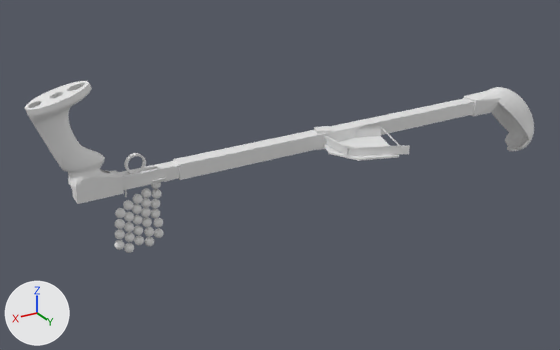
A saved change to the Blender file final.blend.
Before and after are seen from a 50 mm camera at (589.0, 809.0, 365.0) aimed at (107.0, 6.0, -37.0). The lights are fixed; the arrows at lower left show +X, +Y and +Z. The same objects are shown in both versions, whatever each file hides.

In view in the first picture: 'Final-Cup.001', 'Tape Gun Handle', 'chute.001', 'final-channelWithFitting 001.001', 'tueb'.
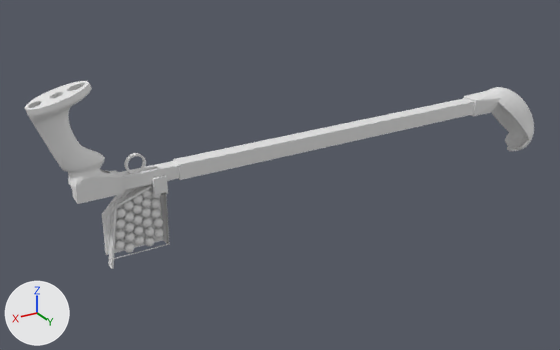
Boxes (x1, y1, x2, y2) around the edits, measured in the pictures (560 x 350 px):
'chute.001', moved, turned
    before: (314, 126, 410, 161)
    after: (102, 175, 170, 269)

The change, as a diff of the scene's bpy script:
```diff
--- a/final.blend.py
+++ b/final.blend.py
@@ ob_chute_001 @@
 ob_chute_001 = bpy.data.objects.new('chute.001', me_cube_008)
-ob_chute_001.location = (0.0, 0.0, 0.0)
+ob_chute_001.location = (264.7, 0.1, -44.7)
+ob_chute_001.rotation_euler = (-1.571, -1.241, 0.0)  # degrees (-90, -71, 0)
```
